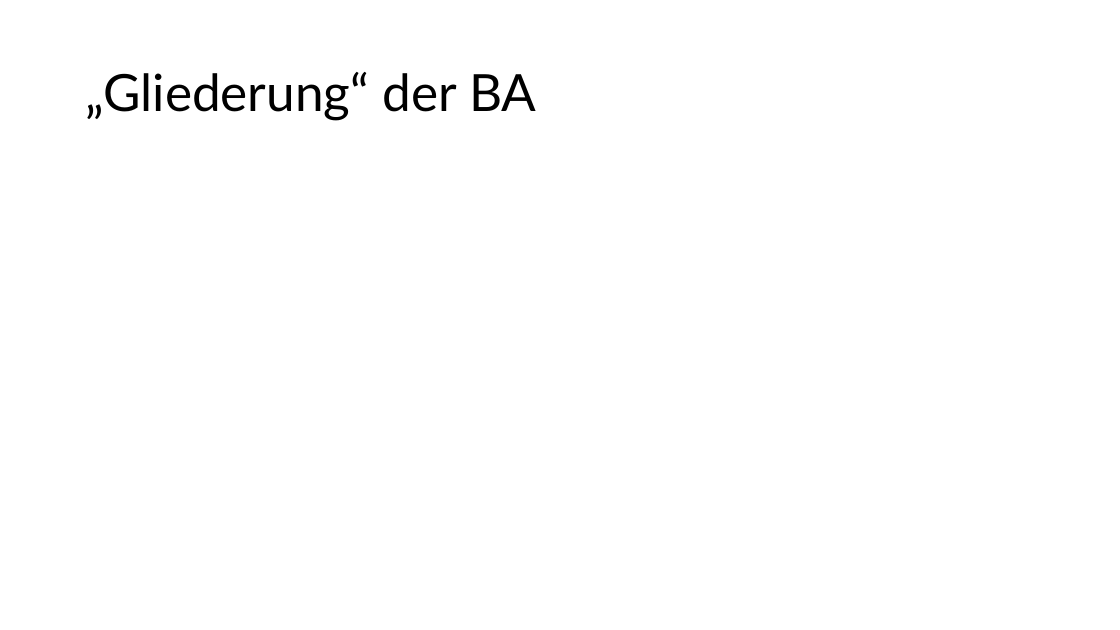
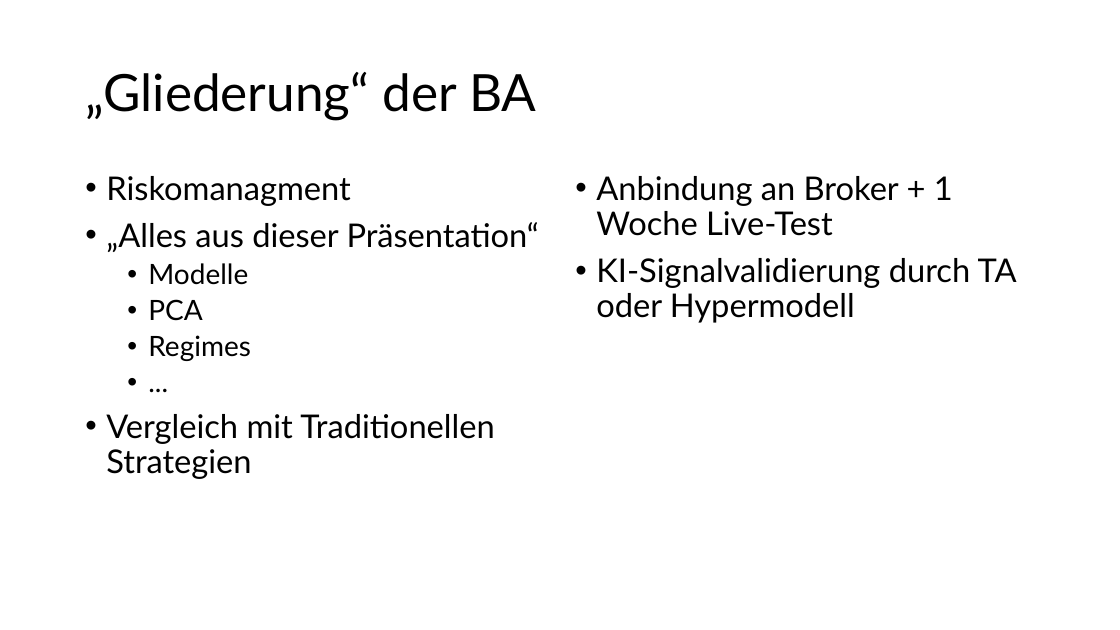
Before and after one commit to becker-freelancing/trading-strategies-implementations, a slide deck: slide 16 of Bachelor_aktueller_stand.pptx. Drawn at 1120x630 pixels with LibreOffice and Linux fonts; fonts in the diff are those of the drawing. Boxes give left, top, right and bottom in pixels: in the first picture for what was removed or moved away, otherwise in the second. Text is boxed around its words. In the diff, an @@ line names an element or a change of style, - is before the commit and + after.

```diff
--- a/Bachelor_aktueller_stand.pptx
+++ b/Bachelor_aktueller_stand.pptx
@@ text added at box(106, 176, 539, 479), 28 pt, text #000000 @@
+• Riskomanagment
+• „Alles aus dieser Präsentation“
+  • Modelle
+  • PCA
+  • Regimes
+  • ...
+• Vergleich mit Traditionellen Strategien
@@ text added at box(596, 176, 1017, 323), 28 pt, text #000000 @@
+• Anbindung an Broker + 1 Woche Live-Test
+• KI-Signalvalidierung durch TA oder Hypermodell
```
Also in this commit, not shown: 15 other files.
